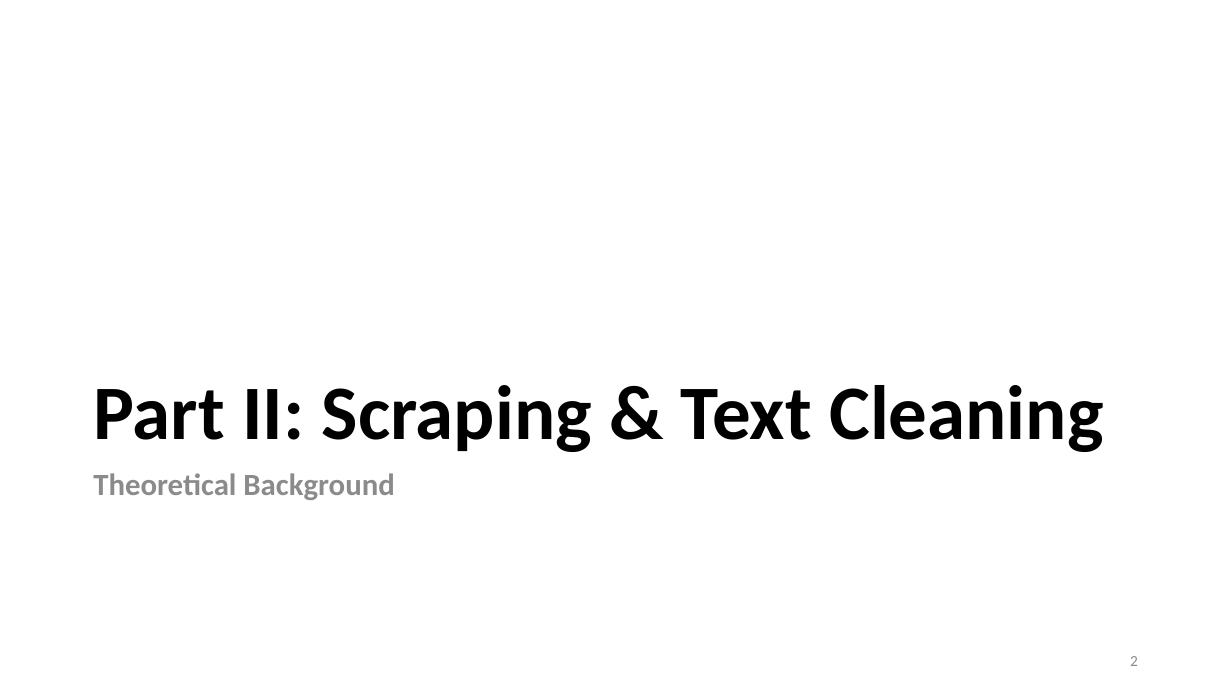
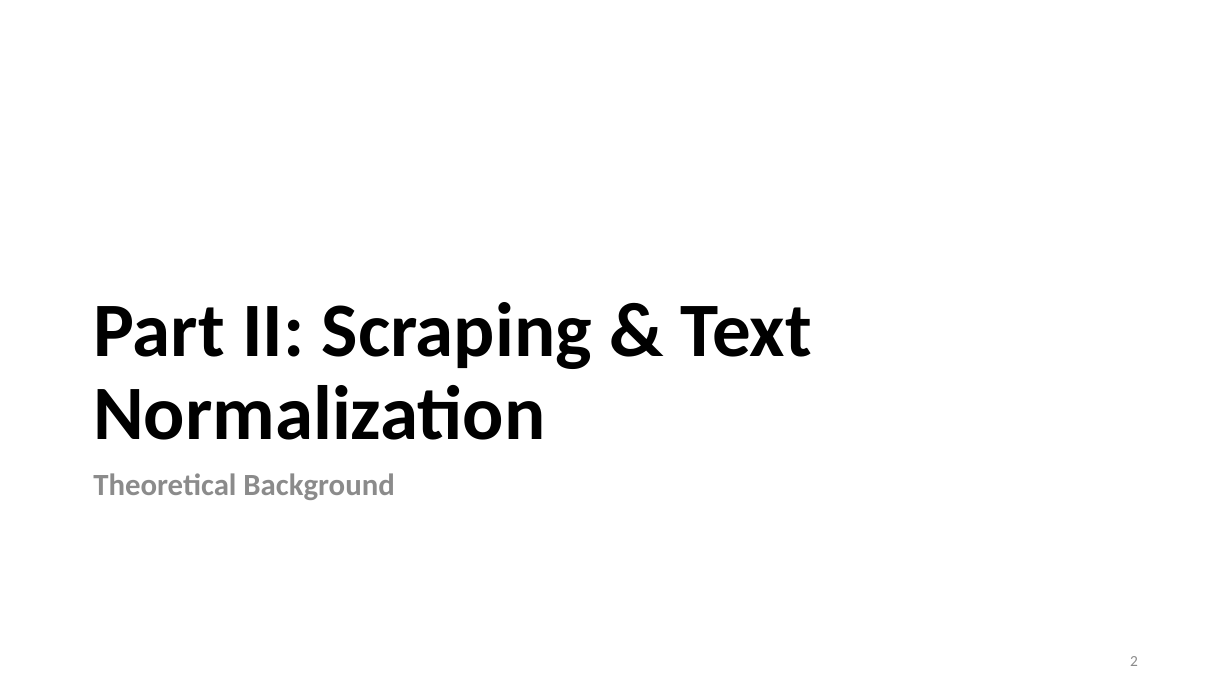
Before and after one commit to lisa-wm/consulting, a slide deck: slide 2 of 5_seminar/Contents_Part_02/Präsentation_Teil2.pptx. Drawn at 1232x693 pixels with LibreOffice and Linux fonts; fonts in the diff are those of the drawing. Boxes give left, top, right and bottom in pixels: in the first picture for what was removed or moved away, otherwise in the second. Text is boxed around its words. In the diff, an @@ line names an element or a change of style, - is before the commit and + after.

Commit message:
part 2 (regex and text normalization added)

```diff
--- a/5_seminar/Contents_Part_02/Präsentation_Teil2.pptx
+++ b/5_seminar/Contents_Part_02/Präsentation_Teil2.pptx
@@ title at box(93, 302, 812, 440): text changed @@
-Part II: Scraping & Text Cleaning
+Part II: Scraping & Text Normalization
```
Also in this commit, not shown: 5 other slides changed, 5 slides added, 4 other files.
